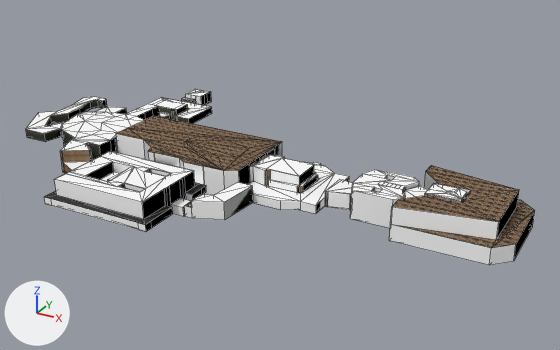
Renders of the OBJ model Resources/Models/E1M1/doom_E1M1.obj from each side of a commit.
One viewpoint serves both versions: a 50 mm camera at (1582.0, -1770.0, 2609.0) aimed at (-1324.0, 3515.0, -33.0). Lighting does not change. The marker at lower left points along +X, +Y and +Z. Mesh edges are drawn as thin lines. Where no turn or scale is listed for an object, it has been applied to the vertices. Vertices at the same position are counted once.

Objects in the first picture: 'E1M1'.
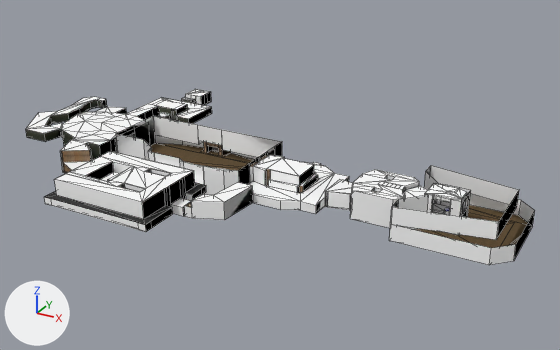
Patch to the scene script:
```diff
--- a/Resources/Models/E1M1/doom_E1M1.obj.py
+++ b/Resources/Models/E1M1/doom_E1M1.obj.py
@@ me_e1m1 @@
 # used by ob_e1m1; location = (0.0, 0.0, 0.0)
-me_e1m1.from_pydata(...)  # 1102 vertices, 1183 faces; spans x -3808.0..768.0, y 2048.0..4864.0, z -136.0..264.0
+me_e1m1.from_pydata(...)  # 1093 vertices, 1136 faces; spans x -3808.0..768.0, y 2048.0..4864.0, z -136.0..264.0
+# me_e1m1 part 1
+# 9 vertices are removed from x -2736.0..-1520.0, y 3104.0..3448.0, z 216.0
+# 38 faces are deleted
+# 1 new face joins them, mat_brnbigc (its picture is missing)
+# 1 new face joins them, mat_floor4_8 (its picture is missing)
+# 2 new faces join them, mat_ceil5_1 (picture img_ceil5_1_png)
+# 1 new face joins them, mat_floor5_2 (its picture is missing)
+# me_e1m1 part 2
+# 14 faces are deleted
 me_e1m1.materials.append(mat_default)
@@ me_e1m1 @@
 me_e1m1.materials.append(mat_nukage3)
-me_e1m1.materials.append(mat_f_sky1)  # picture img_f_sky1_png
 me_e1m1.materials.append(mat_floor7_1)
```

Location of each change, [x1, y1, x2, y2] in pixels of the pictures (560 x 350 px):
part 1 of me_e1m1, cut back (brown): before [117, 116, 282, 171]
part 2 of me_e1m1, deleted (brown): before [392, 165, 535, 248]
